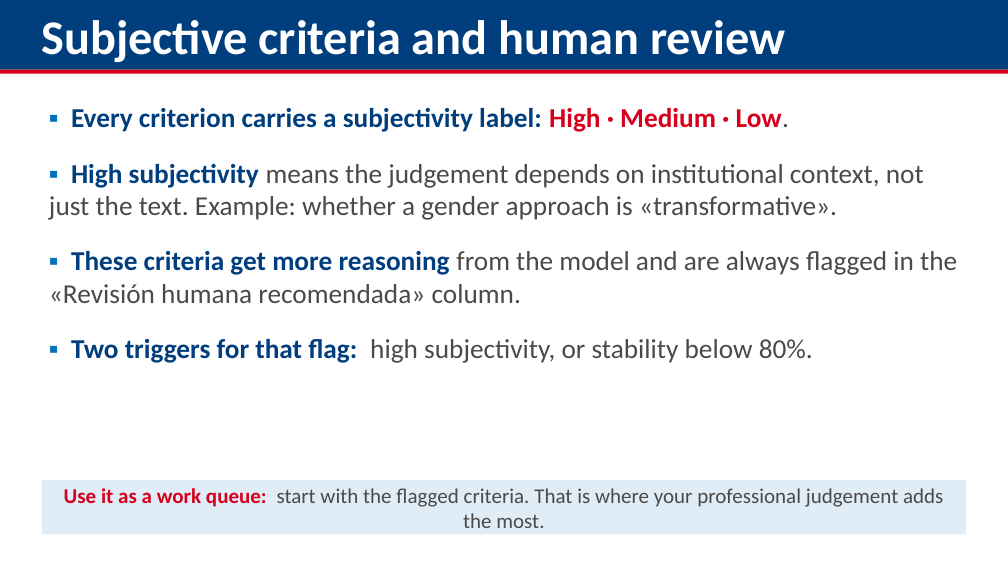
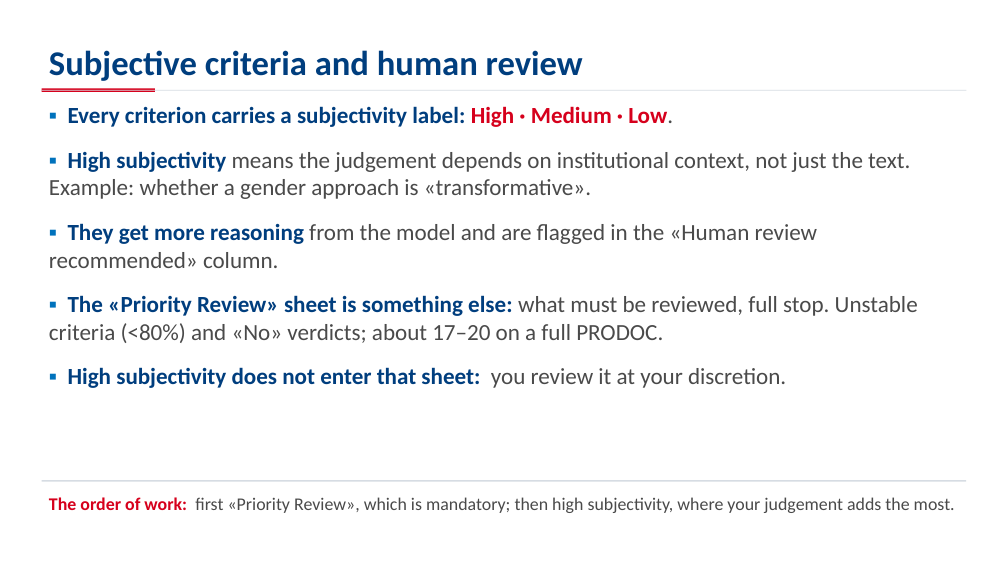
Before and after one commit to aevpsnow6-oss/deploy, a slide deck: slide 18 of presentation/capacitacion_appraisal/ILO_Appraisal_GPT_Training_Ahmed_EN.pptx (slide 14 before the commit). Drawn at 1008x567 pixels with LibreOffice and Linux fonts; fonts in the diff are those of the drawing. Boxes give left, top, right and bottom in pixels: in the first picture for what was removed or moved away, otherwise in the second. Text is boxed around its words. In the diff, an @@ line names an element or a change of style, - is before the commit and + after.

```diff
--- a/presentation/capacitacion_appraisal/ILO_Appraisal_GPT_Training_Ahmed_EN.pptx
+++ b/presentation/capacitacion_appraisal/ILO_Appraisal_GPT_Training_Ahmed_EN.pptx
@@ rectangle removed at <box>0,0,1008,70</box> @@
@@ text "Subjective criteria and human review": place and size @@
-text "Subjective criteria and human review" at <box>41,20,785,62</box>
+text "Subjective criteria and human review" at <box>49,50,583,81</box>
@@ text "Subjective criteria and human review" at <box>49,50,583,81</box>: size 46 to 33 pt, text colour #FFFFFF to #003E7E @@
@@ rectangle added at <box>42,88,155,91</box>, fill #D6001C @@
@@ rectangle: place and size @@
-rectangle at <box>0,70,1008,74</box>
+rectangle at <box>42,90,966,91</box>
@@ rectangle at <box>42,90,966,91</box>: fill #D6001C to #D6DCE3 @@
@@ text at <box>49,106,910,199</box>: size 26 to 22 pt in "▪ Every criterion carries a subjectivity label: ...", "▪ High subjectivity means the judgement depends ..."; less space between paragraphs @@
@@ text at <box>49,223,918,388</box>: text changed; size 26 to 22 pt @@
-▪ These criteria get more reasoning from the model and are always flagged in the «Revisión humana recomendada» column.
-▪ Two triggers for that flag: high subjectivity, or stability below 80%.
+▪ They get more reasoning from the model and are flagged in the «Human review recommended» column.
+▪ The «Priority Review» sheet is something else: what must be reviewed, full stop. Unstable criteria (<80%) and «No» verdicts; about 17–20 on a full PRODOC.
+▪ High subjectivity does not enter that sheet: you review it at your discretion.
@@ rectangle removed at <box>42,480,966,535</box> @@
-Use it as a work queue: start with the flagged criteria. That is where your professional judgement adds the most.
@@ rectangle added at <box>42,480,966,482</box>, fill #D6DCE3 @@
@@ text added at <box>49,497,955,513</box>, 17 pt, text #4A4A4A @@
+The order of work: first «Priority Review», which is mandatory; then high subjectivity, where your judgement adds the most.
```
Also in this commit, not shown: 26 other slides changed, 6 slides added, 5 other files.
